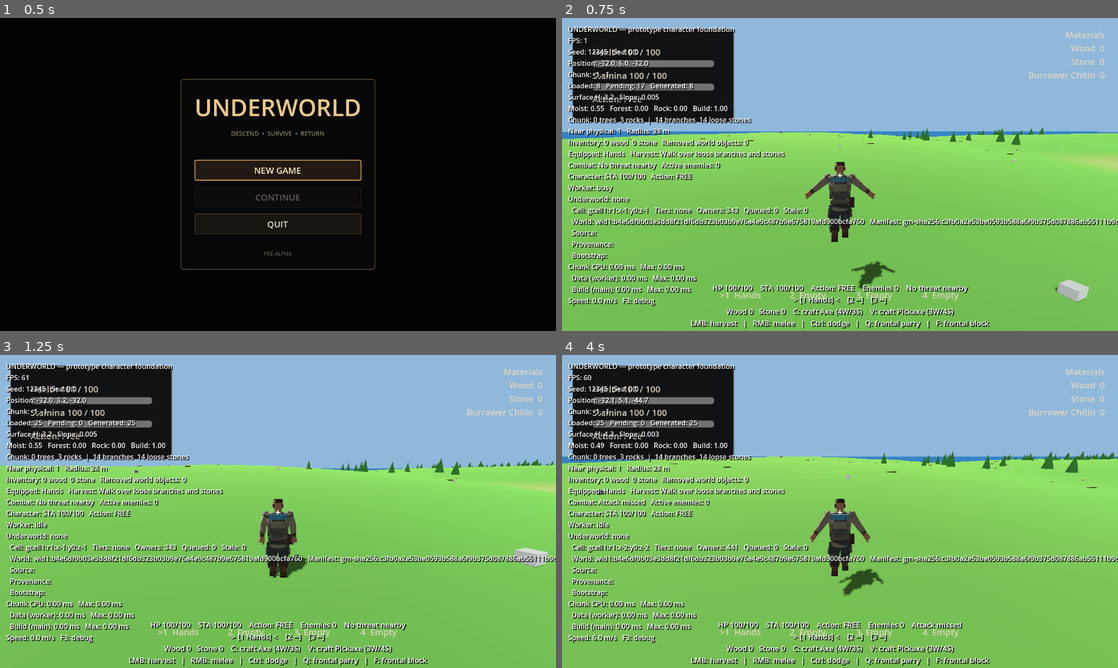
Above: before the commit, frames 1-4 (two rows, left to right).
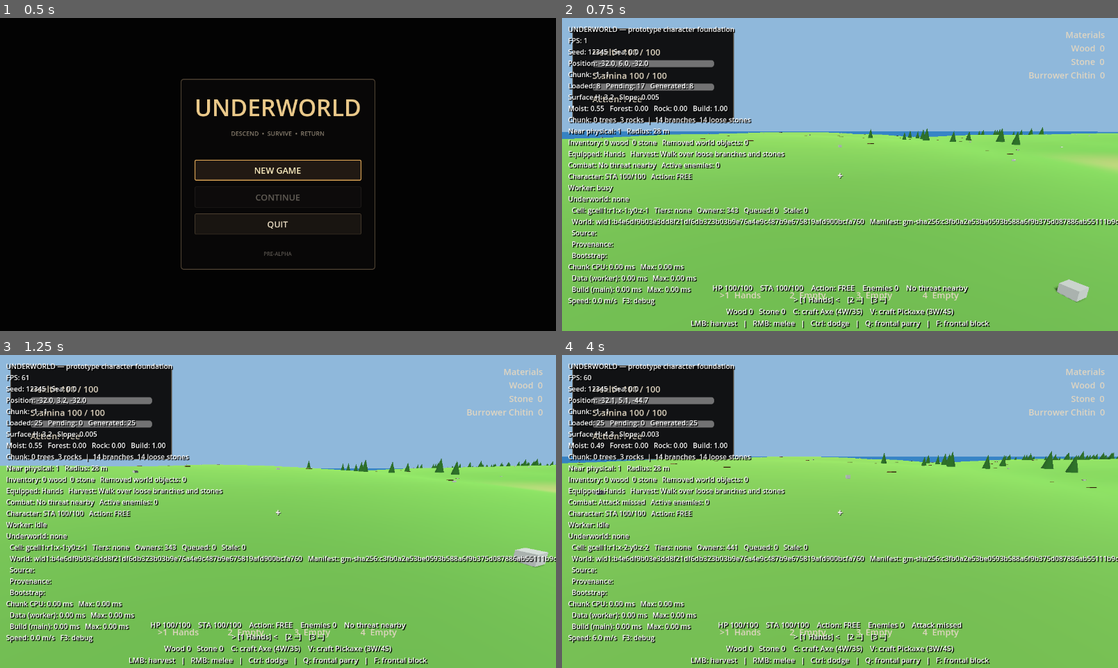
Above: after the commit, the same moments.

Repository: KevinRabbe/underworld
Game: Godot game, scene res://app/app_root.tscn
The game is run twice, just before and just after one commit, with the same random seed, the same clock (stepped at 60 frames per second) and the same inputs.
Inputs (mouse positions are in pixels of both pictures, inside the frame that each line leads up to):
- Up to frame 1 (0.5 s): no input
- Up to frame 2 (0.75 s): click "NEW GAME" at 0.5 s
- Up to frame 3 (1.25 s): no input
- Up to frame 4 (4 s): tap Enter at 1.25 s; move the mouse to (867, 511) at 1.27 s; hold F (block) 1.28-2.03 s; hold W (move_forward) from 1.28 s (still down); click (867, 511) at 1.42 s; tap Space (jump) at 1.52, 2.27, 3.77 s; move the mouse to (812, 511) at 2.02 s; tap E (attack_heavy) at 2.1 s; tap F (block) at 2.3, 3.05, 3.6 s; move the mouse to (851, 505) at 2.77 s; hold Right mouse button (attack_light) 2.78-3.53 s; move the mouse to (834, 517) at 3.52 s; click (834, 517) at 3.67 s

Frame 1 is identical in both runs. In frame 2, 1.3% of the frame differs, in the area x 43-60%, y 46-87%; in frame 3, 1.2%; in frame 4, 1.4%, in the area x 44-58%, y 45-78%.
Error after the commit: Parse Error: Cannot infer the type of "ear_x" variable because the value doesn't have a set type. (res://presentation/characters/faceted/faceted_body_compiler.…

Commit message:
CHAR-PRESENT-001: author faceted head geometry

Diff:
--- a/presentation/characters/faceted/faceted_body_compiler.gd
+++ b/presentation/characters/faceted/faceted_body_compiler.gd
@@ -3,7 +3,7 @@
 
 const MeshDataScript := preload("res://presentation/characters/faceted/faceted_skinned_mesh_data.gd")
 
-const COMPILER_REVISION := 5
+const COMPILER_REVISION := 6
 const SKIN := 0
 const CLOTH := 1
 const LEATHER := 2
@@ -155,37 +155,139 @@
 
 static func _build_head(builders: Dictionary, profile) -> void:
 	var landmark: Dictionary = profile.anatomy_landmarks()
-	var head_height: float = float(landmark["crown_y"]) - float(landmark["shoulder_y"])
+	var shoulder_y: float = float(landmark["shoulder_y"])
+	var neck_y: float = float(landmark["neck_y"])
+	var jaw_y: float = float(landmark["jaw_y"])
+	var brow_y: float = float(landmark["brow_y"])
+	var crown_y: float = float(landmark["crown_y"])
+	var head_height: float = crown_y - shoulder_y
+	var face_span: float = brow_y - jaw_y
+	var skin := _weights(BONE.head)
+
+	# The skull is deliberately front/back asymmetric. The previous revision
+	# used concentric ellipses, which made every view read like a primitive egg.
+	# These rings keep a broad rear cranium while flattening and tapering the
+	# facial side so the profile can carry a jaw, brow and projected nose.
 	var head_rings: Array[Dictionary] = [
-		_ring_y(Vector3(0, float(landmark["shoulder_y"]) + 0.010, 0), 0.087, 0.078, _weights(BONE.neck)),
-		_ring_y(Vector3(0, float(landmark["neck_y"]) + 0.012, 0), 0.082, 0.075, _weights(BONE.neck)),
-		_ring_y(Vector3(0, float(landmark["jaw_y"]) - head_height * 0.08, -0.008), profile.head_width * 0.36, profile.head_depth * 0.36, _weights2(BONE.neck, BONE.head, 0.50)),
-		_ring_y(Vector3(0, float(landmark["jaw_y"]), -0.012), profile.head_width * 0.45, profile.head_depth * 0.41, _weights2(BONE.neck, BONE.head, 0.72)),
-		_ring_y(Vector3(0, lerpf(float(landmark["jaw_y"]), float(landmark["brow_y"]), 0.42), -0.014), profile.head_width * 0.49, profile.head_depth * 0.47, _weights(BONE.head)),
-		_ring_y(Vector3(0, lerpf(float(landmark["jaw_y"]), float(landmark["brow_y"]), 0.78), -0.010), profile.head_width * 0.51, profile.head_depth * 0.49, _weights(BONE.head)),
-		_ring_y(Vector3(0, lerpf(float(landmark["brow_y"]), float(landmark["crown_y"]), 0.48), 0), profile.head_width * 0.50, profile.head_depth * 0.50, _weights(BONE.head)),
-		_ring_y(Vector3(0, float(landmark["crown_y"]), 0.012), profile.head_width * 0.43, profile.head_depth * 0.46, _weights(BONE.head)),
+		_ring_y_asym(Vector3(0, shoulder_y + 0.010, 0.004), 0.087, 0.070, 0.077, _weights(BONE.neck)),
+		_ring_y_asym(Vector3(0, neck_y + 0.012, 0.004), 0.082, 0.068, 0.079, _weights(BONE.neck)),
+		_ring_y_asym(Vector3(0, jaw_y - 0.026, 0.002), profile.head_width * 0.31, profile.head_depth * 0.28, profile.head_depth * 0.34, _weights2(BONE.neck, BONE.head, 0.55)),
+		_ring_y_asym(Vector3(0, jaw_y, 0.003), profile.head_width * 0.40, profile.head_depth * 0.36, profile.head_depth * 0.41, _weights2(BONE.neck, BONE.head, 0.78)),
+		_ring_y_asym(Vector3(0, jaw_y + face_span * 0.30, 0.004), profile.head_width * 0.46, profile.head_depth * 0.40, profile.head_depth * 0.46, skin),
+		_ring_y_asym(Vector3(0, jaw_y + face_span * 0.53, 0.005), profile.head_width * 0.505, profile.head_depth * 0.44, profile.head_depth * 0.51, skin),
+		_ring_y_asym(Vector3(0, jaw_y + face_span * 0.80, 0.006), profile.head_width * 0.52, profile.head_depth * 0.455, profile.head_depth * 0.53, skin),
+		_ring_y_asym(Vector3(0, lerpf(brow_y, crown_y, 0.38), 0.008), profile.head_width * 0.51, profile.head_depth * 0.44, profile.head_depth * 0.55, skin),
+		_ring_y_asym(Vector3(0, crown_y - head_height * 0.11, 0.010), profile.head_width * 0.49, profile.head_depth * 0.42, profile.head_depth * 0.56, skin),
+		_ring_y_asym(Vector3(0, crown_y, 0.010), profile.head_width * 0.41, profile.head_depth * 0.36, profile.head_depth * 0.48, skin),
 	]
 	_add_y_loft(builders, SKIN, head_rings, 12, true, true)
-	var crown_y: float = float(landmark["crown_y"])
-	var brow_y: float = float(landmark["brow_y"])
+
+	var face_front: float = -float(profile.head_depth) * 0.47
+	var eye_y: float = jaw_y + face_span * 0.79
+	var cheek_y: float = jaw_y + face_span * 0.47
+	var mouth_y: float = jaw_y + face_span * 0.19
+
+	# Faceted ears are small vertical lofts integrated into the temporal plane,
+	# not rectangular side blocks. They contribute to the true-side silhouette.
+	for side in [-1.0, 1.0]:
+		var ear_x := side * float(profile.head_width) * 0.525
+		_add_y_loft(builders, SKIN, [
+			_ring_y(Vector3(ear_x, jaw_y + face_span * 0.24, 0.010), 0.010, 0.014, skin),
+			_ring_y(Vector3(ear_x, jaw_y + face_span * 0.49, 0.012), 0.015, 0.021, skin),
+			_ring_y(Vector3(ear_x, jaw_y + face_span * 0.71, 0.010), 0.011, 0.016, skin),
+		], 6, true, true)
+
+	# Raised brow wedges create the forehead/eye-socket break visible in the
+	# reference. Dark eye planes sit slightly behind them instead of reading as
+	# square decals stuck onto a spherical head.
+	for side in [-1.0, 1.0]:
+		var inner_x := side * 0.014
+		var outer_x := side * 0.049
+		var brow_outer_x := side * 0.058
+		_add_tri_prism_z(builders, SKIN,
+			Vector2(inner_x, eye_y + 0.006),
+			Vector2(outer_x, eye_y + 0.007),
+			Vector2(brow_outer_x, eye_y + 0.025),
+			face_front - 0.012, face_front - 0.002, skin)
+		var eye_inner := Vector3(inner_x, eye_y - 0.001, face_front - 0.014)
+		var eye_outer := Vector3(outer_x, eye_y - 0.003, face_front - 0.012)
+		var eye_outer_low := Vector3(outer_x * 0.96, eye_y - 0.014, face_front - 0.011)
+		var eye_inner_low := Vector3(inner_x * 1.10, eye_y - 0.012, face_front - 0.013)
+		_emit_triangle(builders, FACE, eye_inner, eye_outer, eye_outer_low, Vector3(0, 0, -1), skin, skin, skin, Vector2.ZERO, Vector2(1,0), Vector2.ONE)
+		_emit_triangle(builders, FACE, eye_inner, eye_outer_low, eye_inner_low, Vector3(0, 0, -1), skin, skin, skin, Vector2.ZERO, Vector2.ONE, Vector2(0,1))
+
+	# Cheek planes bridge the socket, zygomatic mass and jaw. Their slight
+	# lateral normal is what makes the face read in 3/4 instead of only front-on.
+	for side in [-1.0, 1.0]:
+		var cheek_expected := Vector3(side * 0.28, 0.0, -1.0).normalized()
+		var socket_outer := Vector3(side * 0.052, eye_y - 0.016, face_front - 0.006)
+		var cheek_outer := Vector3(side * 0.086, cheek_y, face_front + 0.002)
+		var cheek_inner := Vector3(side * 0.031, cheek_y - 0.006, face_front - 0.010)
+		var jaw_outer := Vector3(side * 0.066, jaw_y + face_span * 0.10, face_front + 0.010)
+		_emit_triangle(builders, SKIN, socket_outer, cheek_outer, cheek_inner, cheek_expected, skin, skin, skin, Vector2.ZERO, Vector2(1,0), Vector2.ONE)
+		_emit_triangle(builders, SKIN, cheek_outer, jaw_outer, cheek_inner, cheek_expected, skin, skin, skin, Vector2(1,0), Vector2(1,1), Vector2.ZERO)
+
+	# Projected multi-plane nose. The tip now changes the true-side silhouette;
+	# it is no longer a thin rectangular stripe on the face.
+	var nose_top_y := jaw_y + face_span * 0.73
+	var nose_mid_y := jaw_y + face_span * 0.56
+	var nose_tip_y := jaw_y + face_span * 0.40
+	var nose_base_y := jaw_y + face_span * 0.29
+	var nose_top_l := Vector3(-0.010, nose_top_y, face_front - 0.010)
+	var nose_top_r := Vector3(0.010, nose_top_y, face_front - 0.010)
+	var nose_mid_l := Vector3(-0.013, nose_mid_y, face_front - 0.027)
+	var nose_mid_r := Vector3(0.013, nose_mid_y, face_front - 0.027)
+	var nose_tip_l := Vector3(-0.019, nose_tip_y, face_front - 0.050)
+	var nose_tip_r := Vector3(0.019, nose_tip_y, face_front - 0.050)
+	var nose_base_l := Vector3(-0.023, nose_base_y, face_front - 0.024)
+	var nose_base_r := Vector3(0.023, nose_base_y, face_front - 0.024)
+	for quad in [
+		[nose_top_l, nose_top_r, nose_mid_r, nose_mid_l],
+		[nose_mid_l, nose_mid_r, nose_tip_r, nose_tip_l],
+		[nose_tip_l, nose_tip_r, nose_base_r, nose_base_l],
+	]:
+		_emit_triangle(builders, SKIN, quad[0], quad[1], quad[2], Vector3(0, 0, -1), skin, skin, skin, Vector2.ZERO, Vector2(1,0), Vector2.ONE)
+		_emit_triangle(builders, SKIN, quad[0], quad[2], quad[3], Vector3(0, 0, -1), skin, skin, skin, Vector2.ZERO, Vector2.ONE, Vector2(0,1))
+	for side in [-1.0, 1.0]:
+		var side_expected := Vector3(side, 0.0, -0.35).normalized()
+		var top := nose_top_l if side < 0.0 else nose_top_r
+		var mid := nose_mid_l if side < 0.0 else nose_mid_r
+		var tip := nose_tip_l if side < 0.0 else nose_tip_r
+		var base := nose_base_l if side < 0.0 else nose_base_r
+		var bridge_anchor := Vector3(side * 0.030, nose_mid_y, face_front + 0.001)
+		var base_anchor := Vector3(side * 0.034, nose_base_y, face_front - 0.001)
+		_emit_triangle(builders, SKIN, top, mid, bridge_anchor, side_expected, skin, skin, skin, Vector2.ZERO, Vector2(1,0), Vector2.ONE)
+		_emit_triangle(builders, SKIN, mid, tip, bridge_anchor, side_expected, skin, skin, skin, Vector2.ZERO, Vector2(1,0), Vector2.ONE)
+		_emit_triangle(builders, SKIN, tip, base, base_anchor, side_expected, skin, skin, skin, Vector2.ZERO, Vector2(1,0), Vector2.ONE)
+		_emit_triangle(builders, SKIN, bridge_anchor, tip, base_anchor, side_expected, skin, skin, skin, Vector2.ZERO, Vector2(1,0), Vector2.ONE)
+
+	# Chin volume and a restrained mouth line complete the lower-face planes.
+	_add_tri_prism_z(builders, SKIN,
+		Vector2(-0.046, mouth_y - 0.006),
+		Vector2(0.046, mouth_y - 0.006),
+		Vector2(0.0, jaw_y - 0.020),
+		face_front - 0.013, face_front + 0.003, skin)
+	var mouth_left := Vector3(-0.030, mouth_y, face_front - 0.015)
+	var mouth_mid := Vector3(0.0, mouth_y - 0.002, face_front - 0.016)
+	var mouth_right := Vector3(0.030, mouth_y, face_front - 0.015)
+	var mouth_low := Vector3(0.0, mouth_y - 0.006, face_front - 0.014)
+	_emit_triangle(builders, FACE, mouth_left, mouth_mid, mouth_low, Vector3(0,0,-1), skin, skin, skin, Vector2.ZERO, Vector2(0.5,0), Vector2(0.5,1))
+	_emit_triangle(builders, FACE, mouth_mid, mouth_right, mouth_low, Vector3(0,0,-1), skin, skin, skin, Vector2(0.5,0), Vector2.ONE, Vector2(0.5,1))
+
+	# Hair remains the compatible revision-5 shell for this bounded head slice;
+	# only the underlying cranial surface changed. A later pass owns the full
+	# swept/undercut silhouette once facial acceptance is established.
 	_add_y_loft(builders, HAIR, [
-		_ring_y(Vector3(0, brow_y + head_height * 0.09, 0.000), profile.head_width * 0.515, profile.head_depth * 0.56, _weights(BONE.head)),
-		_ring_y(Vector3(0, crown_y - head_height * 0.10, 0.010), profile.head_width * 0.50, profile.head_depth * 0.545, _weights(BONE.head)),
-		_ring_y(Vector3(0, crown_y + 0.018, 0.006), profile.head_width * 0.46, profile.head_depth * 0.50, _weights(BONE.head)),
+		_ring_y(Vector3(0, brow_y + head_height * 0.09, 0.000), profile.head_width * 0.515, profile.head_depth * 0.56, skin),
+		_ring_y(Vector3(0, crown_y - head_height * 0.10, 0.010), profile.head_width * 0.50, profile.head_depth * 0.545, skin),
+		_ring_y(Vector3(0, crown_y + 0.018, 0.006), profile.head_width * 0.46, profile.head_depth * 0.50, skin),
 	], 12, false, true)
-	_add_box(builders, HAIR, Vector3(-profile.head_width * 0.50, brow_y - head_height * 0.08, profile.head_depth * 0.34), Vector3(-profile.head_width * 0.41, brow_y + head_height * 0.15, profile.head_depth * 0.54), _weights(BONE.head), 0.006)
-	_add_box(builders, HAIR, Vector3(profile.head_width * 0.41, brow_y - head_height * 0.08, profile.head_depth * 0.34), Vector3(profile.head_width * 0.50, brow_y + head_height * 0.15, profile.head_depth * 0.54), _weights(BONE.head), 0.006)
-	# Small side planes and a swept crown keep the head readable in profile
-	# without pushing the survivor toward a blocky voxel silhouette.
-	_add_box(builders, SKIN, Vector3(-profile.head_width * 0.57, brow_y - head_height * 0.19, -0.020), Vector3(-profile.head_width * 0.47, brow_y + head_height * 0.01, 0.035), _weights(BONE.head), 0.008)
-	_add_box(builders, SKIN, Vector3(profile.head_width * 0.47, brow_y - head_height * 0.19, -0.020), Vector3(profile.head_width * 0.57, brow_y + head_height * 0.01, 0.035), _weights(BONE.head), 0.008)
+	_add_box(builders, HAIR, Vector3(-profile.head_width * 0.50, brow_y - head_height * 0.08, profile.head_depth * 0.34), Vector3(-profile.head_width * 0.41, brow_y + head_height * 0.15, profile.head_depth * 0.54), skin, 0.006)
+	_add_box(builders, HAIR, Vector3(profile.head_width * 0.41, brow_y - head_height * 0.08, profile.head_depth * 0.34), Vector3(profile.head_width * 0.50, brow_y + head_height * 0.15, profile.head_depth * 0.54), skin, 0.006)
 	_add_y_loft(builders, HAIR, [
-		_ring_y(Vector3(-0.025, crown_y - 0.022, -profile.head_depth * 0.24), 0.060, 0.040, _weights(BONE.head)),
-		_ring_y(Vector3(0.040, crown_y + 0.016, -profile.head_depth * 0.20), 0.078, 0.036, _weights(BONE.head)),
+		_ring_y(Vector3(-0.025, crown_y - 0.022, -profile.head_depth * 0.24), 0.060, 0.040, skin),
+		_ring_y(Vector3(0.040, crown_y + 0.016, -profile.head_depth * 0.20), 0.078, 0.036, skin),
 	], 8, true, true)
-	# Three compact crown wedges give the undercut a deliberate swept profile.
-	# They remain low-poly lofts rather than voxel cubes or texture-dependent hair.
 	for tuft_data in [
 		[-0.070, -0.045, 0.052],
 		[-0.015, -0.055, 0.060],
@@ -195,17 +297,11 @@
 		var tuft_z: float = float(tuft_data[1])
 		var tuft_radius: float = float(tuft_data[2])
 		_add_y_loft(builders, HAIR, [
-			_ring_y(Vector3(tuft_x, crown_y - 0.052, tuft_z), tuft_radius, tuft_radius * 0.72, _weights(BONE.head)),
-			_ring_y(Vector3(tuft_x + 0.018, crown_y + 0.016, tuft_z - 0.010), tuft_radius * 0.28, tuft_radius * 0.24, _weights(BONE.head)),
+			_ring_y(Vector3(tuft_x, crown_y - 0.052, tuft_z), tuft_radius, tuft_radius * 0.72, skin),
+			_ring_y(Vector3(tuft_x + 0.018, crown_y + 0.016, tuft_z - 0.010), tuft_radius * 0.28, tuft_radius * 0.24, skin),
 		], 6, true, true)
-	_add_box(builders, HAIR, Vector3(-0.057, brow_y + 0.010, -profile.head_depth * 0.555), Vector3(-0.018, brow_y + 0.027, -profile.head_depth * 0.515), _weights(BONE.head), 0.003)
-	_add_box(builders, HAIR, Vector3(0.018, brow_y + 0.010, -profile.head_depth * 0.555), Vector3(0.057, brow_y + 0.027, -profile.head_depth * 0.515), _weights(BONE.head), 0.003)
-	_add_box(builders, FACE, Vector3(-0.046, brow_y - 0.005, -profile.head_depth * 0.53), Vector3(-0.026, brow_y + 0.008, -profile.head_depth * 0.49), _weights(BONE.head), 0.003)
-	_add_box(builders, FACE, Vector3(0.026, brow_y - 0.005, -profile.head_depth * 0.53), Vector3(0.046, brow_y + 0.008, -profile.head_depth * 0.49), _weights(BONE.head), 0.003)
-	# The nose is a skin plane; only eyes and the small mouth use the dark face
-	# palette.  This makes facing readable without a dark vertical nose stripe.
-	_add_box(builders, SKIN, Vector3(-0.014, brow_y - head_height * 0.21, -profile.head_depth * 0.59), Vector3(0.014, brow_y - head_height * 0.02, -profile.head_depth * 0.50), _weights(BONE.head), 0.004)
-	_add_box(builders, FACE, Vector3(-0.032, brow_y - head_height * 0.30, -profile.head_depth * 0.525), Vector3(0.032, brow_y - head_height * 0.275, -profile.head_depth * 0.505), _weights(BONE.head), 0.002)
+	_add_box(builders, HAIR, Vector3(-0.057, brow_y + 0.010, -profile.head_depth * 0.555), Vector3(-0.018, brow_y + 0.027, -profile.head_depth * 0.515), skin, 0.003)
+	_add_box(builders, HAIR, Vector3(0.018, brow_y + 0.010, -profile.head_depth * 0.555), Vector3(0.057, brow_y + 0.027, -profile.head_depth * 0.515), skin, 0.003)
 
 
 static func _build_arm(builders: Dictionary, profile, left: bool) -> void:
@@ -417,6 +513,17 @@
 	return {"center": center, "rx": rx, "rz": rz, "skin": skin_weights}
 
 
+static func _ring_y_asym(center: Vector3, rx: float, front_rz: float, back_rz: float, skin_weights: Dictionary) -> Dictionary:
+	return {
+		"center": center,
+		"rx": rx,
+		"rz": maxf(front_rz, back_rz),
+		"front_rz": front_rz,
+		"back_rz": back_rz,
+		"skin": skin_weights,
+	}
+
+
 static func _ring_x(center: Vector3, ry: float, rz: float, skin_weights: Dictionary) -> Dictionary:
 	return {"center": center, "ry": ry, "rz": rz, "skin": skin_weights}
 
@@ -478,7 +585,13 @@
 static func _point_y(ring: Dictionary, side: int, sides: int) -> Vector3:
 	var angle := float(side) * TAU / float(sides)
 	var center: Vector3 = ring["center"]
-	return center + Vector3(cos(angle) * float(ring["rx"]), 0.0, sin(angle) * float(ring["rz"]))
+	var sin_angle := sin(angle)
+	var radius_z := float(ring["rz"])
+	if sin_angle < 0.0 and ring.has("front_rz"):
+		radius_z = float(ring["front_rz"])
+	elif sin_angle > 0.0 and ring.has("back_rz"):
+		radius_z = float(ring["back_rz"])
+	return center + Vector3(cos(angle) * float(ring["rx"]), 0.0, sin_angle * radius_z)
 
 
 static func _point_x(ring: Dictionary, side: int, sides: int) -> Vector3:
@@ -580,10 +693,10 @@
 		builder["normals"].append(normal)
 	for uv in [uv_a, uv_b, uv_c]:
 		builder["uvs"].append(uv)
-	for skin in [skin_a, skin_b, skin_c]:
-		for bone_index in skin["bones"]:
+	for skin_value in [skin_a, skin_b, skin_c]:
+		for bone_index in skin_value["bones"]:
 			builder["bones"].append(int(bone_index))
-		for weight in skin["weights"]:
+		for weight in skin_value["weights"]:
 			builder["weights"].append(float(weight))
 	builder["indices"].append_array([base_index, base_index + 1, base_index + 2])
 	builders[palette_index] = builder
